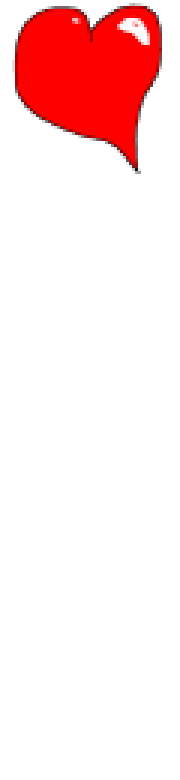
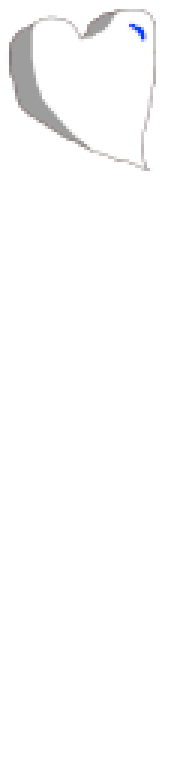
Layered file, before and after one edit (180px x 780px). Changes by layer:
added layer "Pasted Layer" above "paddle" over [6, 9, 156, 171]
hid "texture.png" over [12, 3, 162, 174]
